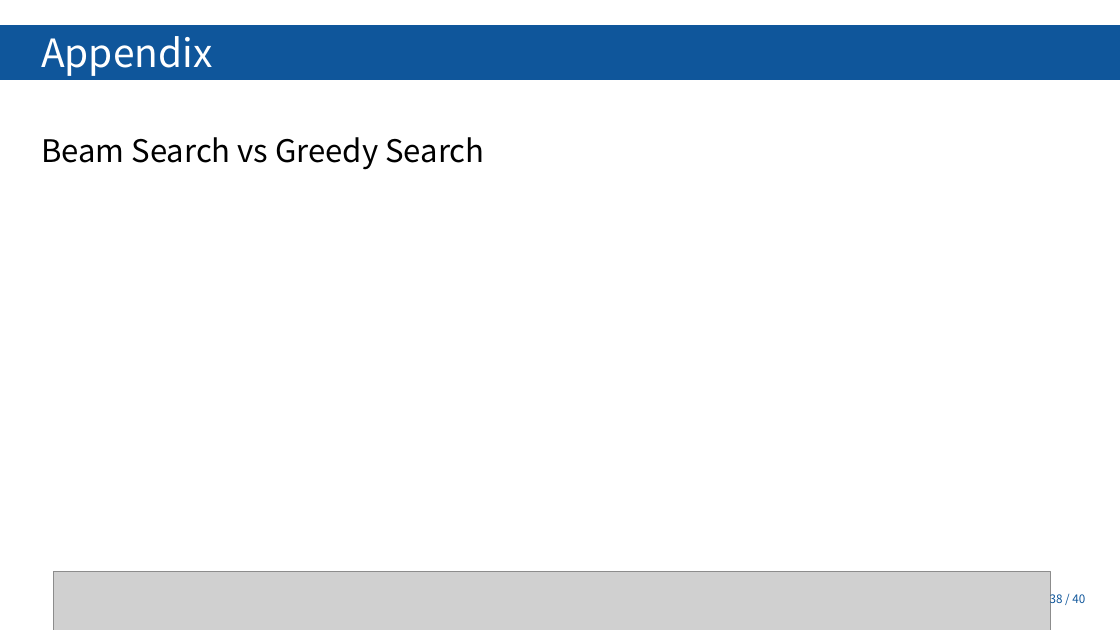
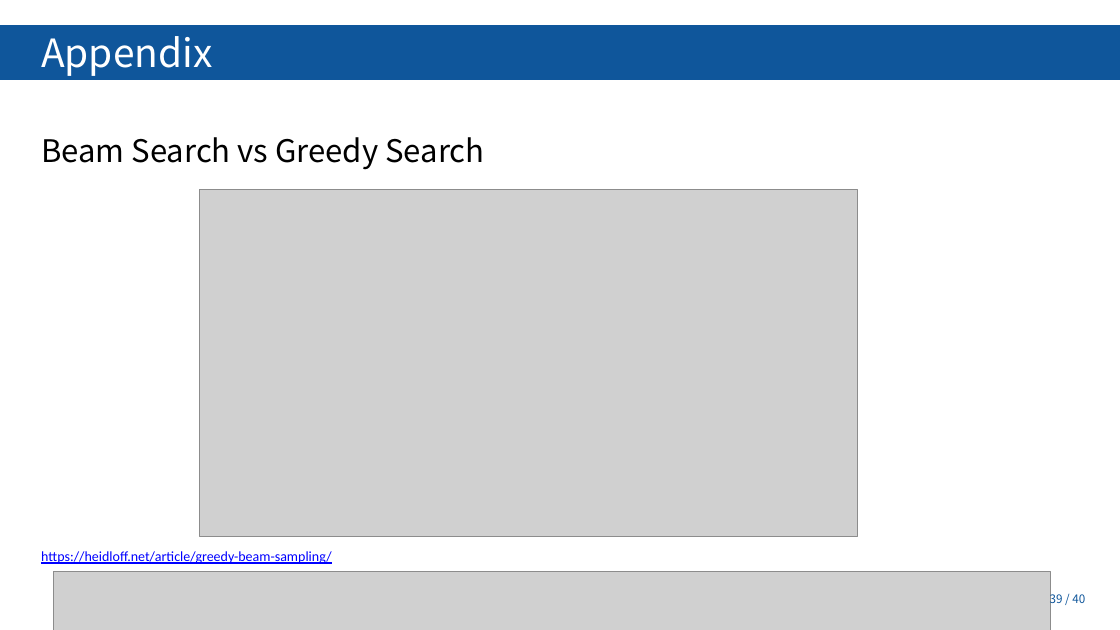
Before and after one commit to Tiabet/Paper-for-ML-DL, a slide deck: slide 39 of 세미나/BART_김정현.pptx (slide 38 before the commit). Drawn at 1120x630 pixels with LibreOffice and Linux fonts; fonts in the diff are those of the drawing; grey boxes stand for pictures; background and template pictures are left out. Boxes give left, top, right and bottom in pixels: in the first picture for what was removed or moved away, otherwise in the second. Text is boxed around its words. In the diff, an @@ line names an element or a change of style, - is before the commit and + after.

```diff
--- a/세미나/BART_김정현.pptx
+++ b/세미나/BART_김정현.pptx
@@ picture added at [199, 190, 857, 536] @@
@@ text added at [41, 551, 332, 564], 18 pt, text #0000FF, underline @@
+https://heidloff.net/article/greedy-beam-sampling/
```
Also in this commit, not shown: 13 other slides changed, 1 slide added, 1 slide removed, 6 other files.
